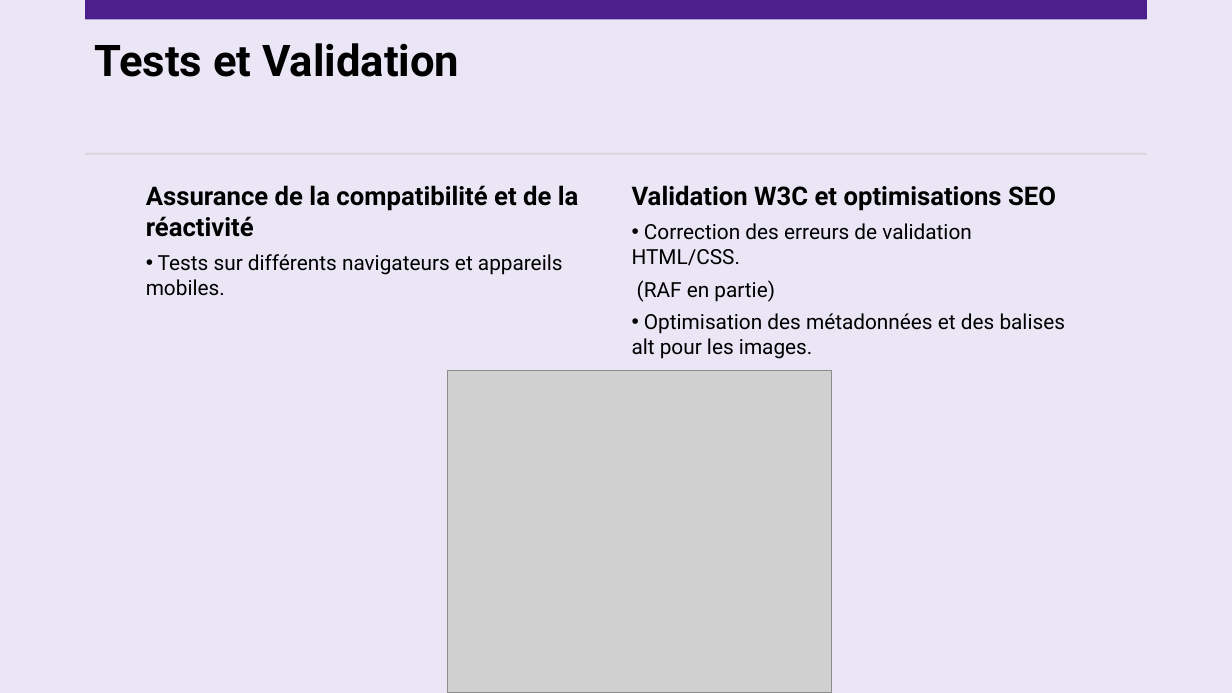
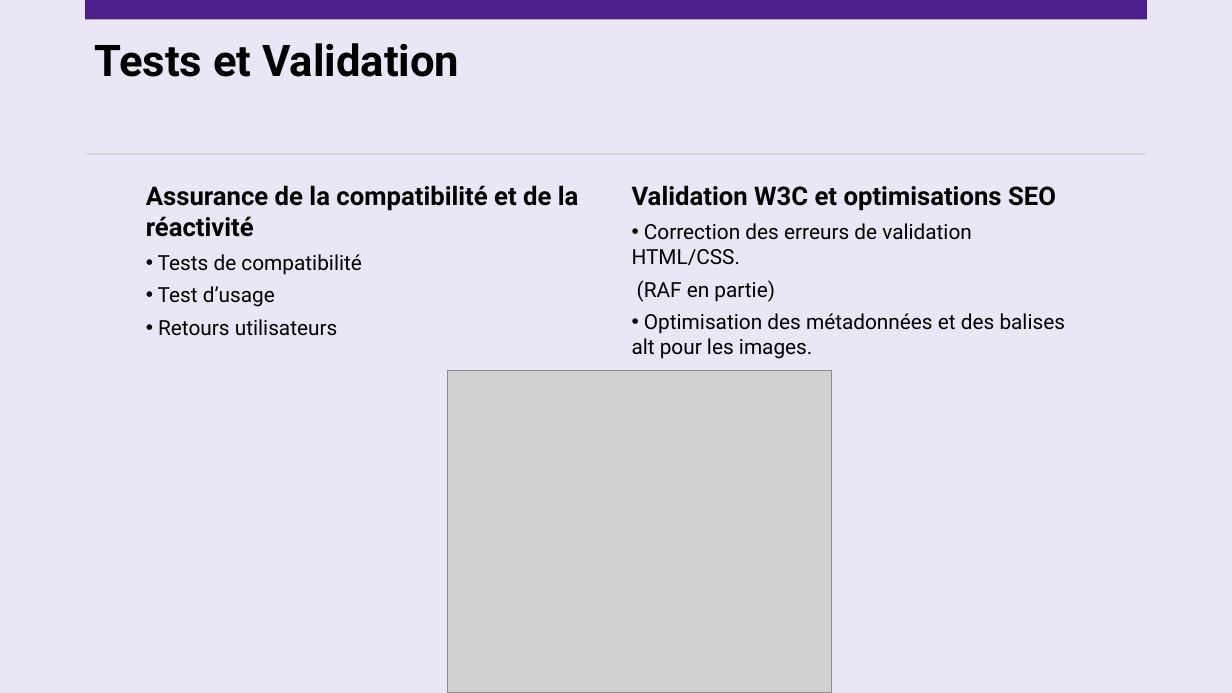
Before and after one commit to Gutsey68/electrochip, a slide deck: slide 6 of seyzeriat_gauthier-dwwm_projet_3.pptx. Drawn at 1232x693 pixels with LibreOffice and Linux fonts; fonts in the diff are those of the drawing; grey boxes stand for pictures. Boxes give left, top, right and bottom in pixels: in the first picture for what was removed or moved away, otherwise in the second. Text is boxed around its words. In the diff, an @@ line names an element or a change of style, - is before the commit and + after.

```diff
--- a/seyzeriat_gauthier-dwwm_projet_3.pptx
+++ b/seyzeriat_gauthier-dwwm_projet_3.pptx
@@ text at <box>158,254,361,336</box>: text changed @@
-• Tests sur différents navigateurs et appareils mobiles.
+• Tests de compatibilité
+• Test d’usage
+• Retours utilisateurs
```
Also in this commit, not shown: 3 other slides changed.
